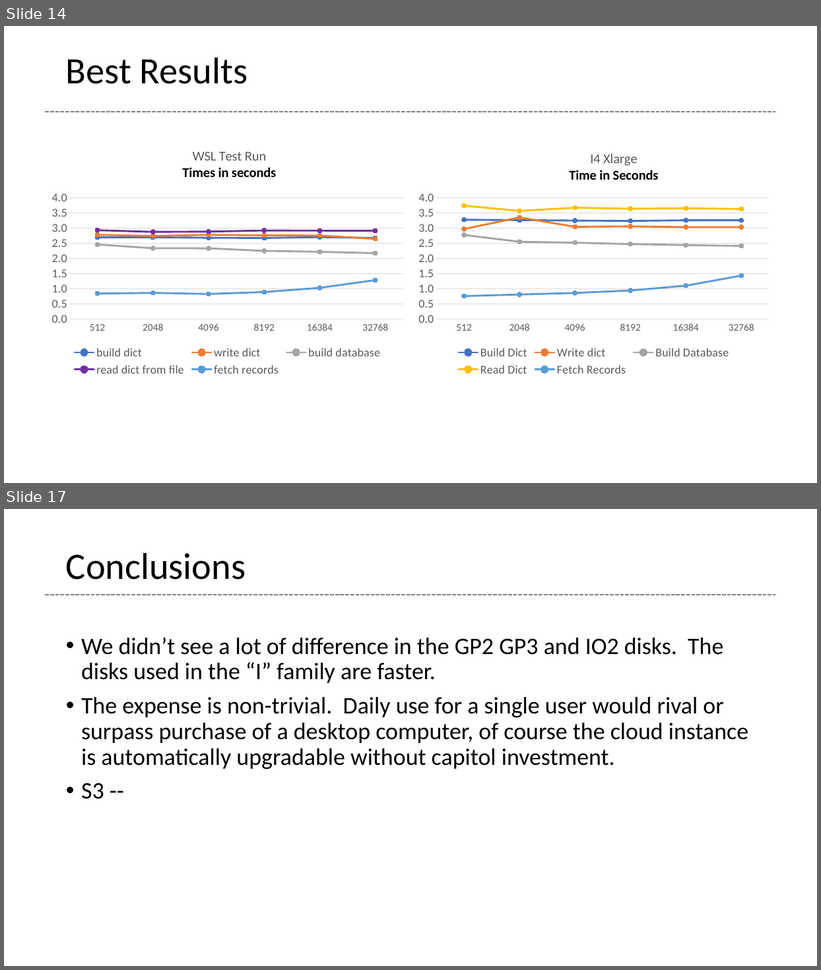
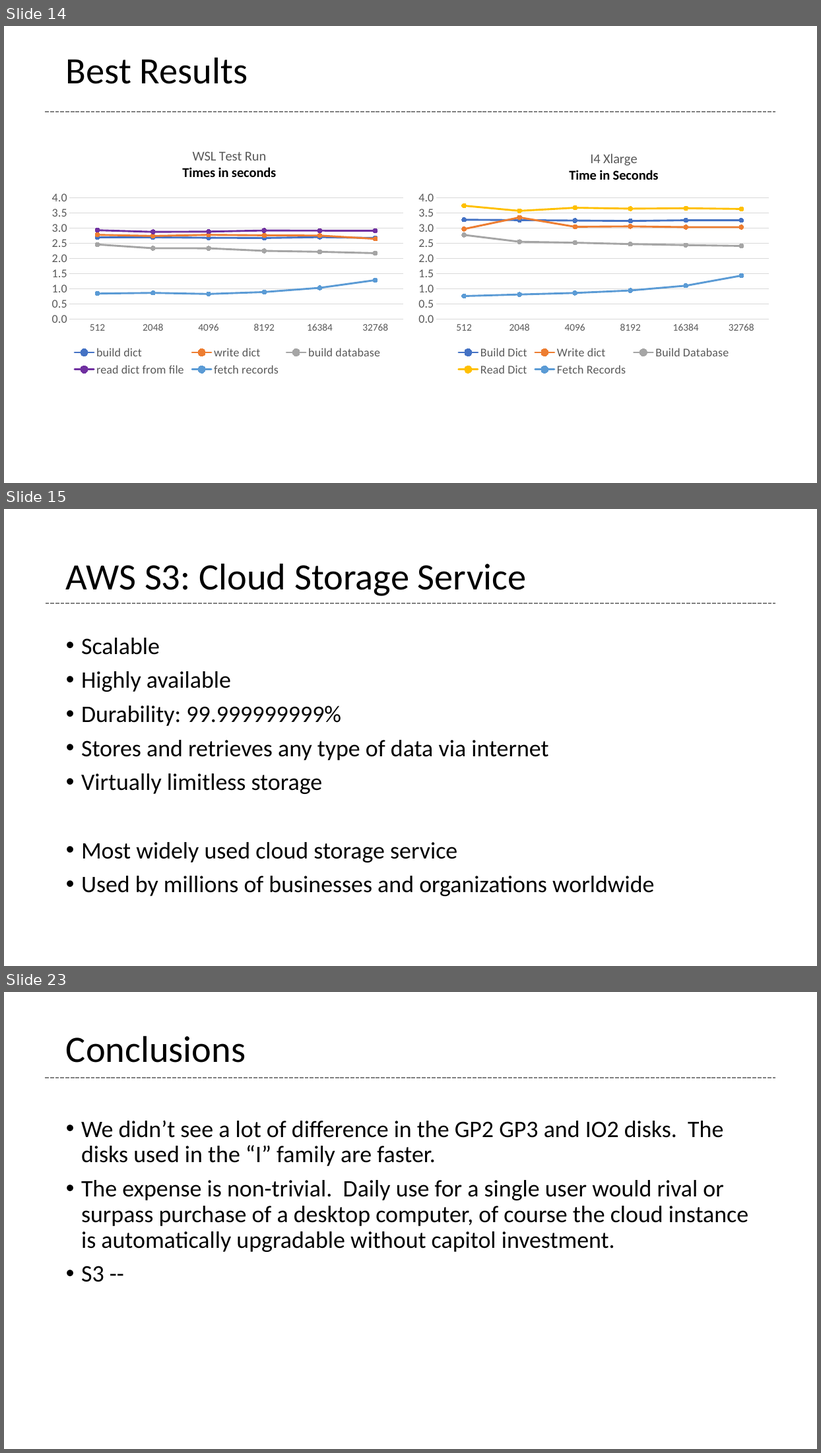
Before and after one commit to glenntu15/BuildVoterDatabase, a slide deck: Proj_presentation.pptx. Shown one above the other, each under a label of ours: slides 14 and 17 before the commit, slides 14, 15 and 23 after it; the slides between them are not shown. The pictures are 821x970 and 821x1453 pixels, drawn with LibreOffice and Linux fonts; fonts in the diff are those of the drawing. Boxes give left, top, right and bottom in pixels: in the first picture for what was removed or moved away, otherwise in the second. Text is boxed around its words. In the diff, an @@ line names an element or a change of style, - is before the commit and + after.

```diff
--- a/Proj_presentation.pptx
+++ b/Proj_presentation.pptx
@@ slide 15 added at (x1=4, y1=509, x2=817, y2=966), background #FFFFFF @@
@@ title added at (x1=66, y1=563, x2=526, y2=596), 44 pt, text #000000 @@
+AWS S3: Cloud Storage Service
@@ line added from (46, 603) to (776, 603), #808080 1.5 pt dashed @@
@@ text added at (x1=81, y1=638, x2=654, y2=896), 28 pt, text #000000 @@
+• Scalable
+• Highly available
+• Durability: 99.999999999%
+• Stores and retrieves any type of data via internet
+• Virtually limitless storage
+• Most widely used cloud storage service
+• Used by millions of businesses and organizations worldwide
@@ what was slide 17 is now slide 23 @@
```
Also in this commit, not shown: 6 slides changed, 7 other slides added, 2 slides removed.
